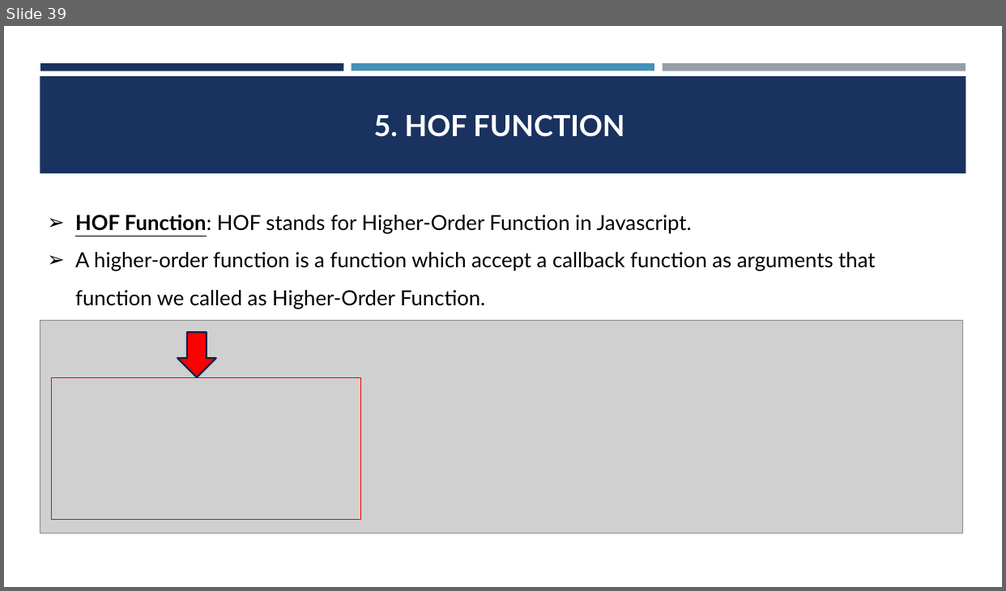
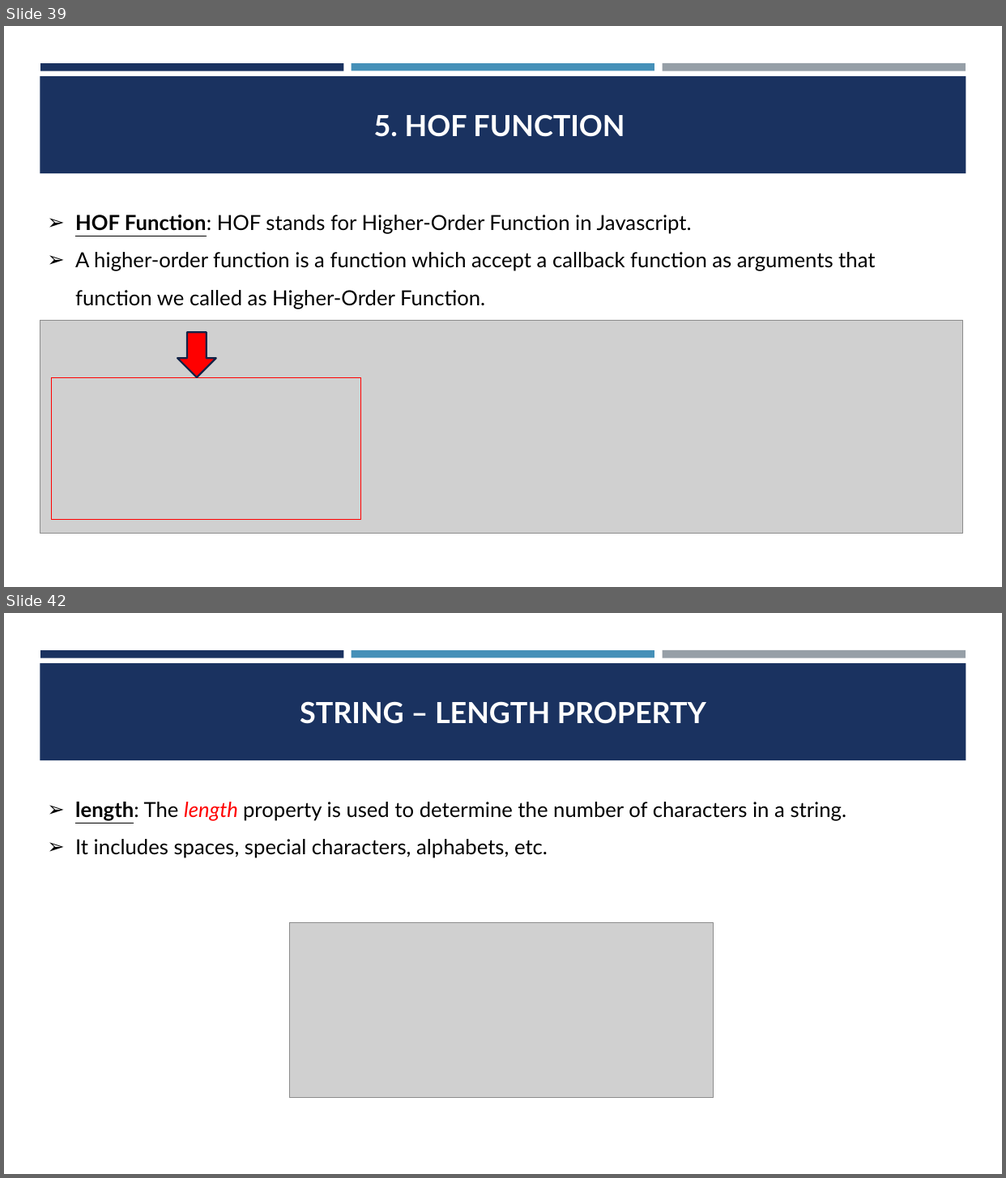
Before and after one commit to CodeCrafterRohit/PEC-Training, a slide deck: JAVASCRIPT/JAVASCRIPT PPT.pptx. Shown one above the other, each under a label of ours: slide 39 before the commit, slides 39 and 42 after it; the slides between them are not shown. The pictures are 1006x591 and 1006x1178 pixels, drawn with LibreOffice and Linux fonts; fonts in the diff are those of the drawing; grey boxes stand for pictures. Boxes give left, top, right and bottom in pixels: in the first picture for what was removed or moved away, otherwise in the second. Text is boxed around its words. In the diff, an @@ line names an element or a change of style, - is before the commit and + after.

```diff
--- a/JAVASCRIPT/JAVASCRIPT PPT.pptx
+++ b/JAVASCRIPT/JAVASCRIPT PPT.pptx
@@ slide 42 added at <box>4,613,1002,1174</box>, background #FFFFFF; not listed: 4 template elements that a slide beside it also shows @@
@@ title added at <box>300,701,706,724</box>, 28 pt, text #FFFFFF, bold @@
+STRING – LENGTH PROPERTY
@@ text added at <box>75,802,847,858</box>, 20 pt, text #000000 @@
+➢ length: The length property is used to determine the number of characters in a string.
+➢ It includes spaces, special characters, alphabets, etc.
@@ picture added at <box>290,923,714,1097</box> @@
```
Also in this commit, not shown: 13 other slides added, 13 other files.
